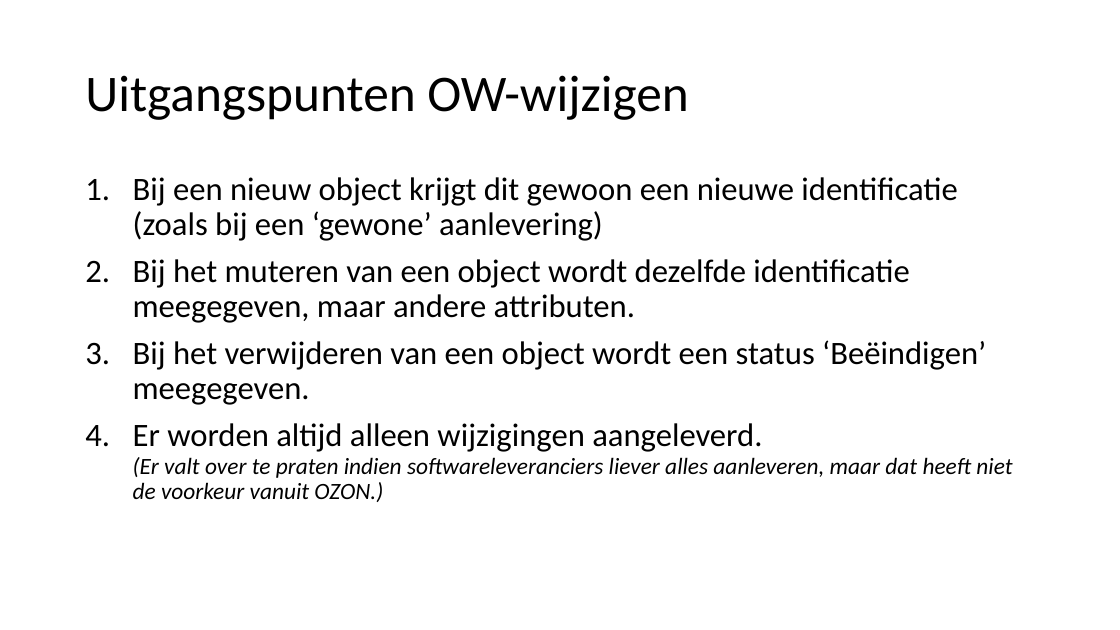
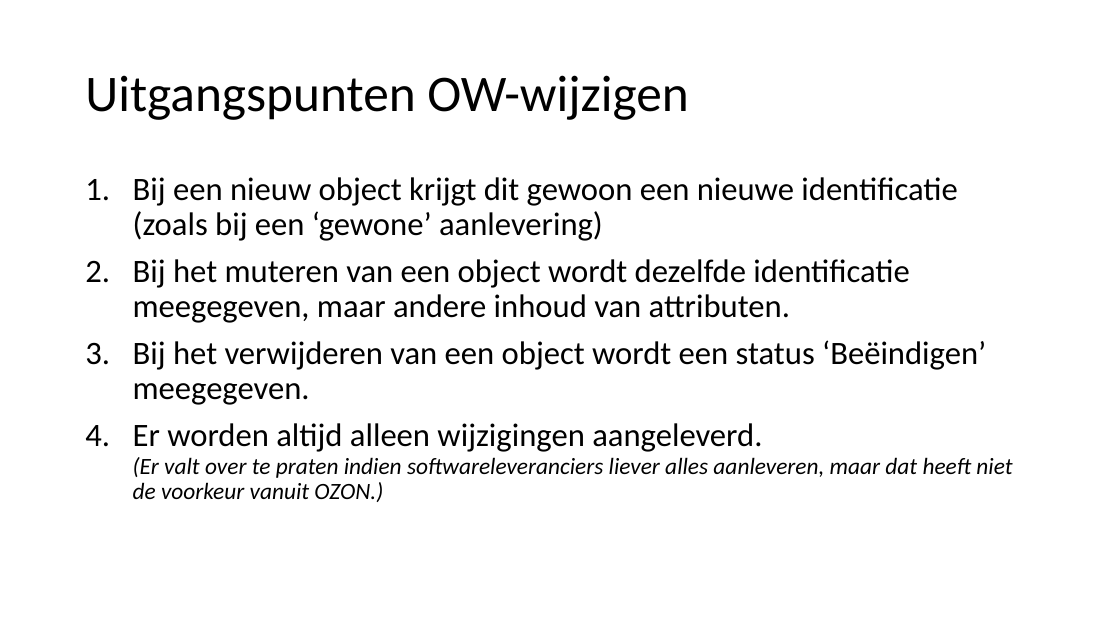
Before and after one commit to Geonovum/xml_omgevingsplan_gemeentestad, a slide deck: slide 11 of Submutatiescenario_s.pptx (slide 13 before the commit). Drawn at 1120x630 pixels with LibreOffice and Linux fonts; fonts in the diff are those of the drawing. Boxes give left, top, right and bottom in pixels: in the first picture for what was removed or moved away, otherwise in the second. Text is boxed around its words. In the diff, an @@ line names an element or a change of style, - is before the commit and + after.

```diff
--- a/Submutatiescenario_s.pptx
+++ b/Submutatiescenario_s.pptx
@@ text at [133,259,909,323]: text changed @@
-2. Bij het muteren van een object wordt dezelfde identificatie meegegeven, maar andere attributen.
+2. Bij het muteren van een object wordt dezelfde identificatie meegegeven, maar andere inhoud van attributen.
```
Also in this commit, not shown: 13 other slides changed, 2 slides added, 5 slides removed.
